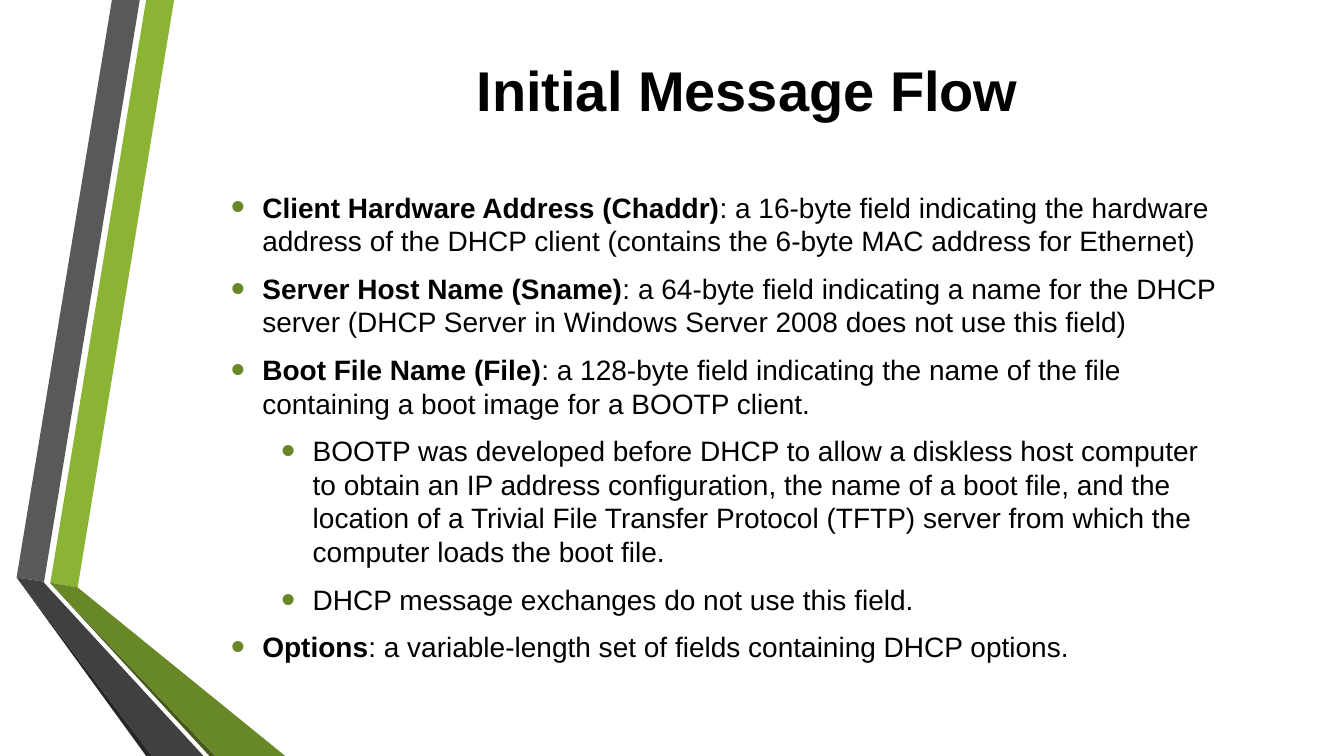
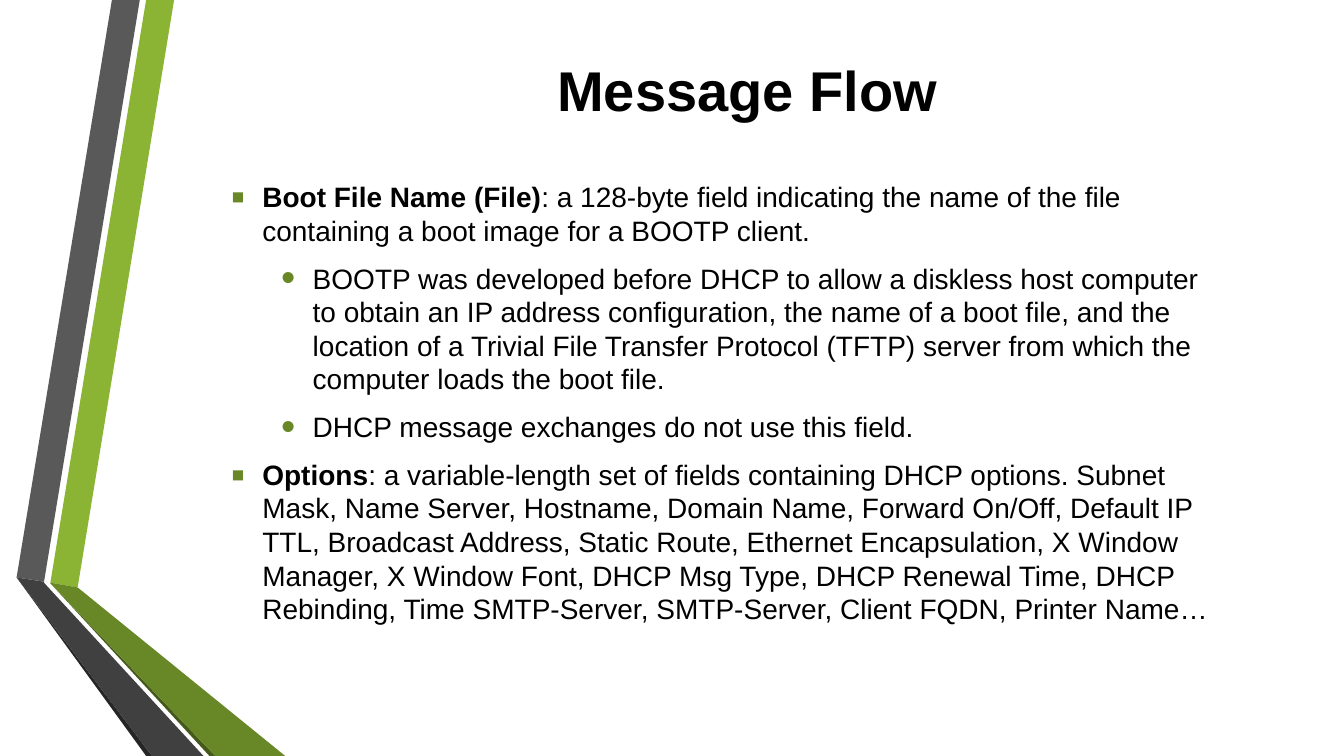
Before and after one commit to tiendatdk3493/Tai_Lieu, a slide deck: slide 29 of Dynamic Host Configuration Protocol (DHCP) Overview.pptx (slide 16 before the commit). Drawn at 1344x756 pixels with LibreOffice and Linux fonts; fonts in the diff are those of the drawing; background and template pictures are left out. Boxes give left, top, right and bottom in pixels: in the first picture for what was removed or moved away, otherwise in the second. Text is boxed around its words. In the diff, an @@ line names an element or a change of style, - is before the commit and + after.

```diff
--- a/Dynamic Host Configuration Protocol (DHCP) Overview.pptx
+++ b/Dynamic Host Configuration Protocol (DHCP) Overview.pptx
@@ title at [557,70,936,121]: text changed @@
-Initial Message Flow
+Message Flow
@@ text "Boot File Name (File): a ..." at [262,186,1208,624]: vertical alignment middle to top @@
@@ text at [262,197,1215,338]: paragraphs removed @@
-• Client Hardware Address (Chaddr): a 16-byte field indicating the hardware address of the DHCP client (contains the 6-byte MAC address for Ethernet)
-• Server Host Name (Sname): a 64-byte field indicating a name for the DHCP server (DHCP Server in Windows Server 2008 does not use this field)
@@ text at [262,186,1121,246]: bullet • to ▪ @@
@@ text at [262,464,1208,624]: text changed @@
-• Options: a variable-length set of fields containing DHCP options.
+▪ Options: a variable-length set of fields containing DHCP options. Subnet Mask, Name Server, Hostname, Domain Name, Forward On/Off, Default IP TTL, Broadcast Address, Static Route, Ethernet Encapsulation, X Window Manager, X Window Font, DHCP Msg Type, DHCP Renewal Time, DHCP Rebinding, Time SMTP-Server, SMTP-Server, Client FQDN, Printer Name…
```
Also in this commit, not shown: 8 other slides changed, 23 slides added, 1 slide removed, 1 other file.
